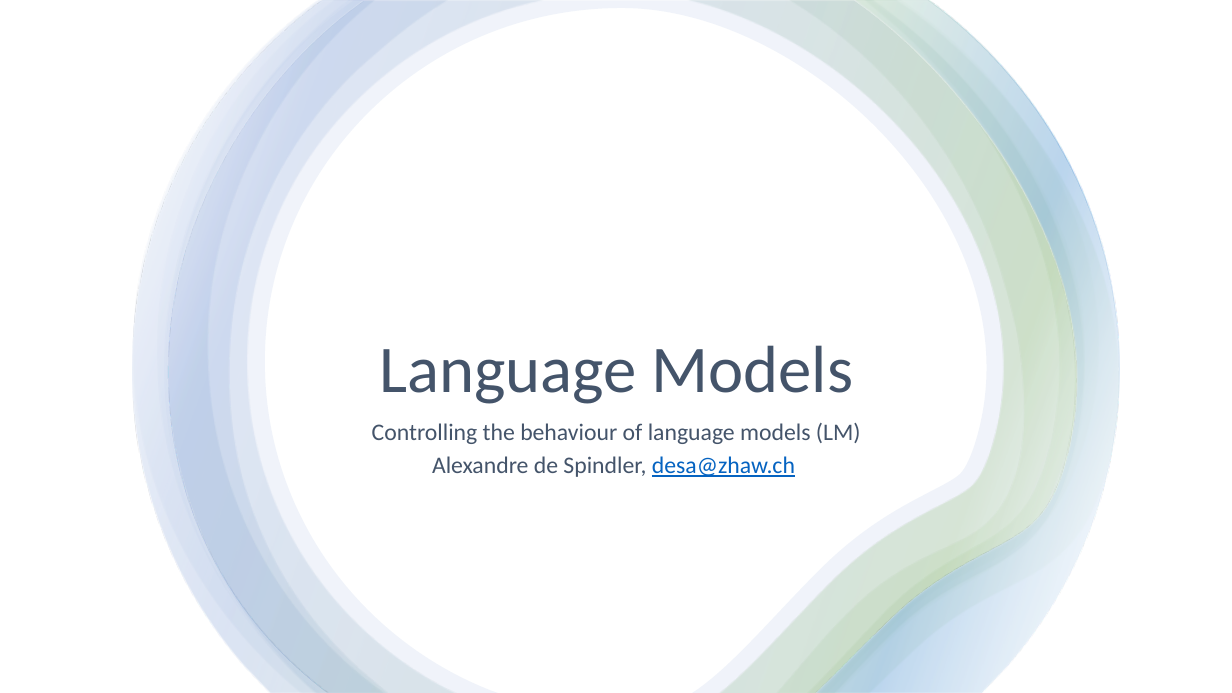
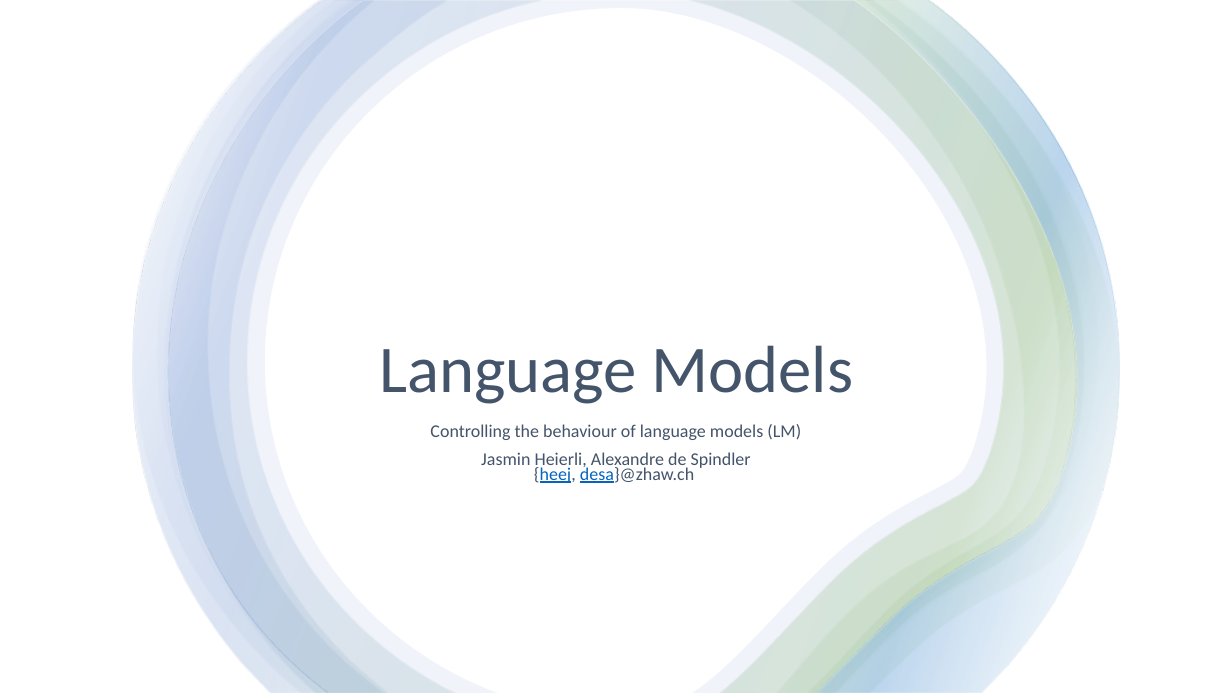
Before and after one commit to zhaw-iwi/singlestateconversation, a slide deck: slide 1 of docs/sources/LMs.pptx. Drawn at 1232x693 pixels with LibreOffice and Linux fonts; fonts in the diff are those of the drawing. Boxes give left, top, right and bottom in pixels: in the first picture for what was removed or moved away, otherwise in the second. Text is boxed around its words. In the diff, an @@ line names an element or a change of style, - is before the commit and + after.

```diff
--- a/docs/sources/LMs.pptx
+++ b/docs/sources/LMs.pptx
@@ subtitle at [430,424,801,440]: size 18.5 to 14 pt in "Controlling the behaviour of language models (LM)" @@
@@ subtitle at [481,452,751,483]: text changed; size 18.5 to 14 pt @@
-Alexandre de Spindler, desa@zhaw.ch
+Jasmin Heierli, Alexandre de Spindler
+{heej, desa}@zhaw.ch
```
Also in this commit, not shown: 3 other files.
